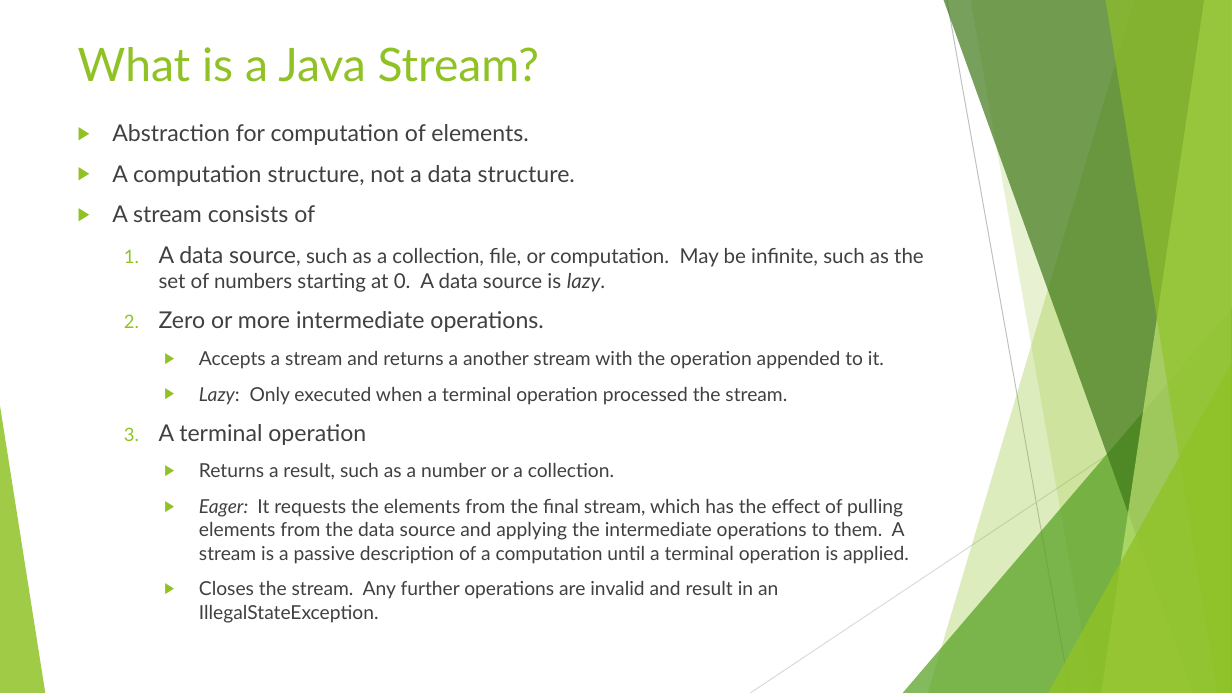
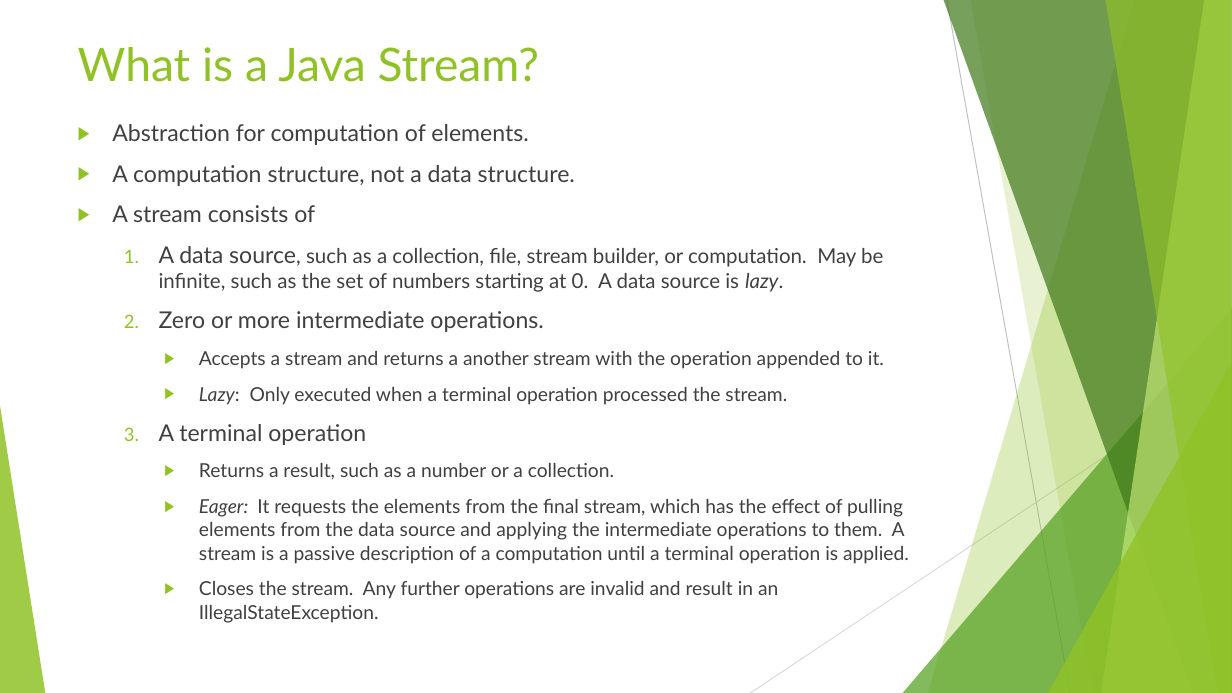
Before and after one commit to RichardRoda/2017-CodePaLOUsa-Lambda, a slide deck: slide 25 of Learning to Love the Lambda in the Stream.pptx (slide 24 before the commit). Drawn at 1232x693 pixels with LibreOffice and Linux fonts; fonts in the diff are those of the drawing. Boxes give left, top, right and bottom in pixels: in the first picture for what was removed or moved away, otherwise in the second. Text is boxed around its words. In the diff, an @@ line names an element or a change of style, - is before the commit and + after.

Commit message:
Add sponsors slide.  In the limit ... skip example, explain how the iterate method of Stream creates an infinite stream.

```diff
--- a/Learning to Love the Lambda in the Stream.pptx
+++ b/Learning to Love the Lambda in the Stream.pptx
@@ text at (x1=159, y1=246, x2=883, y2=292): text changed @@
-  1. A data source, such as a collection, file, or computation. May be infinite, such as the set of numbers starting at 0. A data source is lazy.
+  1. A data source, such as a collection, file, stream builder, or computation. May be infinite, such as the set of numbers starting at 0. A data source is lazy.
```
Also in this commit, not shown: 3 other slides changed, 1 slide added, 1 other file.
